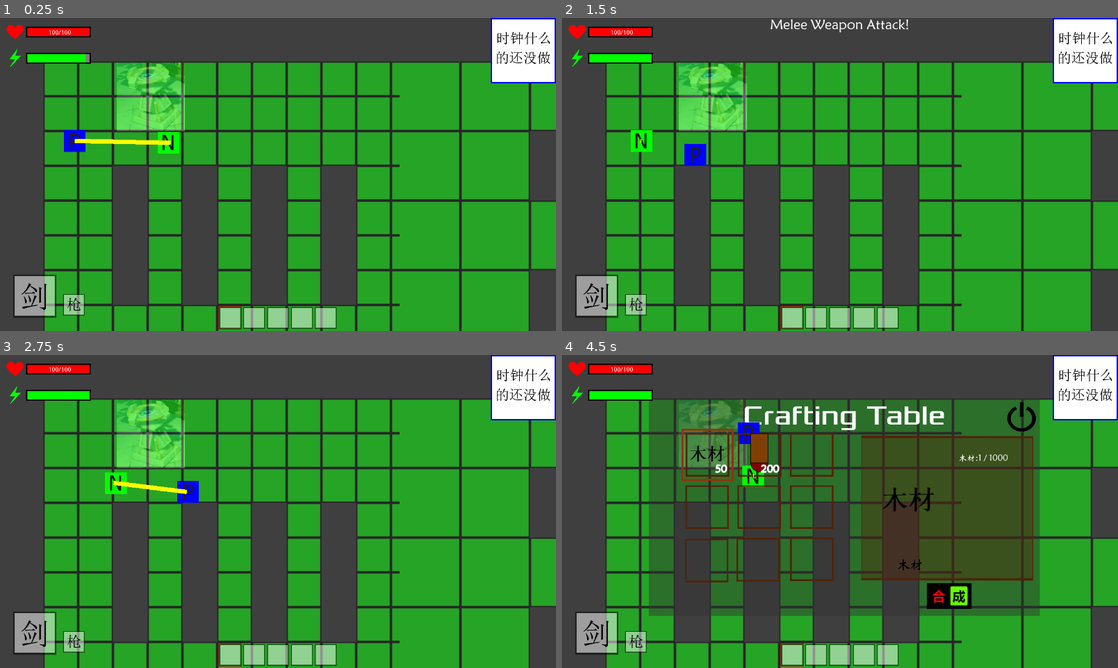
Above: before the commit, frames 1-4 (two rows, left to right).
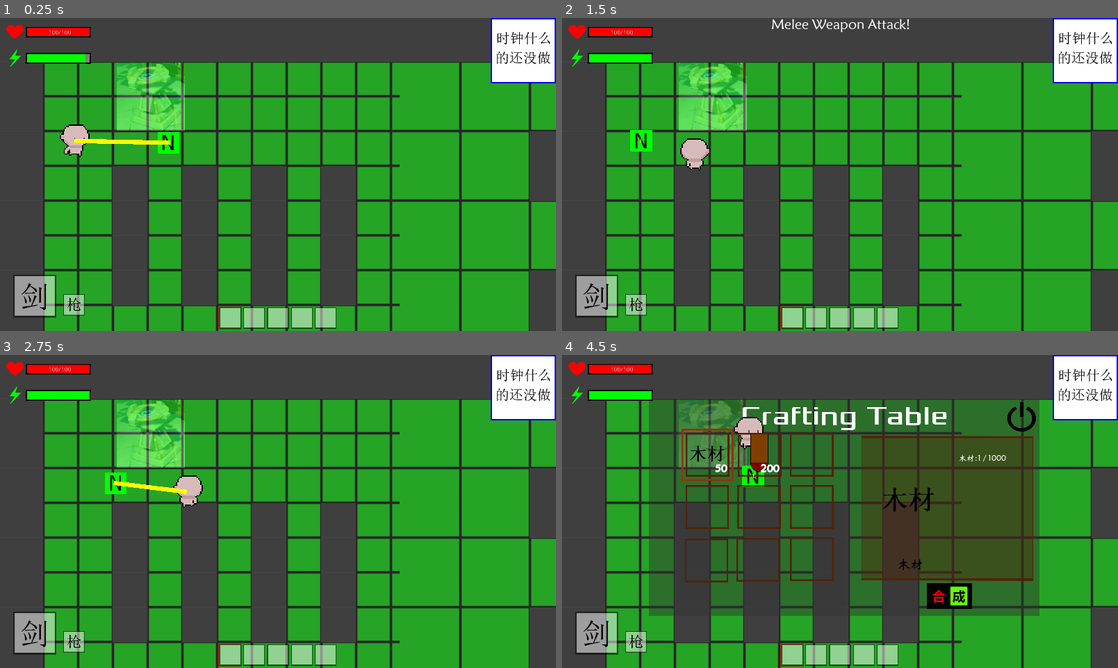
Above: after the commit, the same moments.

Repository: MakersGame/makers_game
Game: Godot game, scene res://test_scene.tscn
The game is run twice, just before and just after one commit, with the same random seed, the same clock (stepped at 60 frames per second) and the same inputs.
Inputs (mouse positions are in pixels of both pictures, inside the frame that each line leads up to):
- Up to frame 1 (0.25 s): no input
- Up to frame 2 (1.5 s): tap Enter at 0.5 s; move the mouse to (695, 143) at 0.52 s; hold Right (ui_right) 0.53-1.28 s; tap F at 0.6, 1.35 s; click (695, 143) at 0.67 s; move the mouse to (695, 140) at 1.27 s; hold Down (ui_down) from 1.28 s (still down); click (695, 140) at 1.42 s
- Up to frame 3 (2.75 s): tap Space at 2 s; move the mouse to (333, 442) at 2.02 s; release Down (ui_down) at 2.03 s; hold Right (ui_right) from 2.03 s (still down); tap F at 2.1 s; click (333, 442) at 2.17 s
- Up to frame 4 (4.5 s): move the mouse to (812, 574) at 2.77 s; release Right (ui_right) at 2.78 s; hold Up (ui_up) 2.78-3.53 s; tap F at 2.85, 3.6, 4.35 s; click (812, 574) at 2.92 s; move the mouse to (1006, 558) at 3.52 s; hold Left (ui_left) from 3.53 s (still down); click (1006, 558) at 3.67 s; tap Enter at 4.25 s; move the mouse to (706, 455) at 4.27 s; click (706, 455) at 4.42 s

The runs differ from the first frame. In frame 1, 0.8% of the frame differs, in the area x 1-89%, y 2-100%; in frame 2, 1.2%; in frame 3, 0.8%; in frame 4, 1.8%.

Commit message:
test player animation

Diff:
--- a/creatures/NPC/NPC.gd
+++ b/creatures/NPC/NPC.gd
@@ -12,6 +12,7 @@
 var EnermyInArea=[]                 #检测范围内的敌人
 var TargetPosition:Vector2          #目标坐标
 var WeightLimit                     #NPC的最大负重值
+var InTeam:bool=true                #是否在队伍里
 var AImode:String                   #NPC的AI模式，“home"，"defenive"，"following","fighting"，"healing"
 #分别为家园模式、防御模式、跟随模式（未爆发冲突）、冲突模式、撤退模式
 var TracingPlayer:bool              #是否处于离玩家过远、正在追踪玩家的状态
--- a/creatures/NPC/NPC.tscn
+++ b/creatures/NPC/NPC.tscn
@@ -1,18 +1,10 @@
-[gd_scene load_steps=9 format=2]
+[gd_scene load_steps=8 format=2]
 
 [ext_resource path="res://creatures/creatures.tscn" type="PackedScene" id=1]
 [ext_resource path="res://creatures/NPC/NPC.gd" type="Script" id=2]
-[ext_resource path="res://art/temp/NPC.png" type="Texture" id=3]
+[ext_resource path="res://creatures/NPC/NPCsprites.tres" type="SpriteFrames" id=3]
 [ext_resource path="res://weapons/ranged/RangedWeapon.tscn" type="PackedScene" id=4]
 [ext_resource path="res://weapons/melee/MeleeWeapon.tscn" type="PackedScene" id=5]
-
-[sub_resource type="SpriteFrames" id=1]
-animations = [ {
-"frames": [ ExtResource( 3 ) ],
-"loop": true,
-"name": "default",
-"speed": 5.0
-} ]
 
 [sub_resource type="RectangleShape2D" id=2]
 extents = Vector2( 25, 25 )
@@ -25,7 +17,7 @@
 script = ExtResource( 2 )
 
 [node name="AnimatedSprite" type="AnimatedSprite" parent="."]
-frames = SubResource( 1 )
+frames = ExtResource( 3 )
 
 [node name="creature_status" parent="." instance=ExtResource( 1 )]
 
--- /dev/null
+++ b/creatures/NPC/NPCsprites.tres
@@ -0,0 +1,17 @@
+[gd_resource type="SpriteFrames" load_steps=3 format=2]
+
+[ext_resource path="res://art/temp/NPC.png" type="Texture" id=1]
+[ext_resource path="res://art/NPC/info.png" type="Texture" id=2]
+
+[resource]
+animations = [ {
+"frames": [ ExtResource( 1 ) ],
+"loop": true,
+"name": "default",
+"speed": 5.0
+}, {
+"frames": [ ExtResource( 2 ) ],
+"loop": true,
+"name": "info",
+"speed": 5.0
+} ]
--- /dev/null
+++ b/creatures/player/PlayerSprites.tres
@@ -0,0 +1,95 @@
+[gd_resource type="SpriteFrames" load_steps=26 format=2]
+
+[ext_resource path="res://art/Player/stand_up_2.png" type="Texture" id=1]
+[ext_resource path="res://art/Player/stand_up_1.png" type="Texture" id=2]
+[ext_resource path="res://art/Player/stand_left_down_1.png" type="Texture" id=3]
+[ext_resource path="res://art/Player/stand_right_down_1.png" type="Texture" id=4]
+[ext_resource path="res://art/Player/stand_right_up_2.png" type="Texture" id=5]
+[ext_resource path="res://art/Player/stand_left_down_2.png" type="Texture" id=6]
+[ext_resource path="res://art/Player/stand_down_2.png" type="Texture" id=7]
+[ext_resource path="res://art/Player/stand_right_down_2.png" type="Texture" id=8]
+[ext_resource path="res://art/Player/stand_down_1.png" type="Texture" id=9]
+[ext_resource path="res://art/Player/stand_left_up_2.png" type="Texture" id=10]
+[ext_resource path="res://art/Player/stand_right_up_1.png" type="Texture" id=11]
+[ext_resource path="res://art/Player/stand_left_up_1.png" type="Texture" id=12]
+[ext_resource path="res://art/Player/info.png" type="Texture" id=13]
+[ext_resource path="res://art/Player/walk_up_2.png" type="Texture" id=14]
+[ext_resource path="res://art/Player/walk_up_1.png" type="Texture" id=15]
+[ext_resource path="res://art/Player/walk_down_2.png" type="Texture" id=16]
+[ext_resource path="res://art/Player/walk_left_up_1.png" type="Texture" id=17]
+[ext_resource path="res://art/Player/walk_left_up_2.png" type="Texture" id=18]
+[ext_resource path="res://art/Player/walk_left_down_2.png" type="Texture" id=19]
+[ext_resource path="res://art/Player/walk_left_down_1.png" type="Texture" id=20]
+[ext_resource path="res://art/Player/walk_down_1.png" type="Texture" id=21]
+[ext_resource path="res://art/Player/walk_right_down_1.png" type="Texture" id=22]
+[ext_resource path="res://art/Player/walk_right_up_1.png" type="Texture" id=23]
+[ext_resource path="res://art/Player/walk_right_up_2.png" type="Texture" id=24]
+[ext_resource path="res://art/Player/walk_right_down_2.png" type="Texture" id=25]
+
+[resource]
+animations = [ {
+"frames": [ ExtResource( 13 ) ],
+"loop": true,
+"name": "info",
+"speed": 5.0
+}, {
+"frames": [ ExtResource( 2 ), ExtResource( 1 ) ],
+"loop": true,
+"name": "stand_up",
+"speed": 2.0
+}, {
+"frames": [ ExtResource( 11 ), ExtResource( 5 ) ],
+"loop": true,
+"name": "stand_right_up",
+"speed": 2.0
+}, {
+"frames": [ ExtResource( 3 ), ExtResource( 6 ) ],
+"loop": true,
+"name": "stand_left_down",
+"speed": 2.0
+}, {
+"frames": [ ExtResource( 4 ), ExtResource( 8 ) ],
+"loop": true,
+"name": "stand_right_down",
+"speed": 2.0
+}, {
+"frames": [ ExtResource( 12 ), ExtResource( 10 ) ],
+"loop": true,
+"name": "stand_left_up",
+"speed": 2.0
+}, {
+"frames": [ ExtResource( 15 ), ExtResource( 2 ), ExtResource( 14 ), ExtResource( 2 ) ],
+"loop": true,
+"name": "walk_up",
+"speed": 10.0
+}, {
+"frames": [ ExtResource( 20 ), ExtResource( 3 ), ExtResource( 19 ), ExtResource( 3 ) ],
+"loop": true,
+"name": "walk_left_down",
+"speed": 10.0
+}, {
+"frames": [ ExtResource( 22 ), ExtResource( 4 ), ExtResource( 25 ), ExtResource( 4 ) ],
+"loop": true,
+"name": "walk_right_down",
+"speed": 10.0
+}, {
+"frames": [ ExtResource( 23 ), ExtResource( 11 ), ExtResource( 24 ), ExtResource( 11 ) ],
+"loop": true,
+"name": "walk_right_up",
+"speed": 10.0
+}, {
+"frames": [ ExtResource( 17 ), ExtResource( 12 ), ExtResource( 18 ), ExtResource( 12 ) ],
+"loop": true,
+"name": "walk_left_up",
+"speed": 10.0
+}, {
+"frames": [ ExtResource( 21 ), ExtResource( 9 ), ExtResource( 16 ), ExtResource( 9 ) ],
+"loop": true,
+"name": "walk_down",
+"speed": 10.0
+}, {
+"frames": [ ExtResource( 9 ), ExtResource( 7 ) ],
+"loop": true,
+"name": "stand_down",
+"speed": 2.0
+} ]
--- a/creatures/player/player.gd
+++ b/creatures/player/player.gd
@@ -1,6 +1,7 @@
 extends KinematicBody2D
 
 var Identifier="Player"
+var Name="玩家"                              #之后再说
 var Speed:float                             #即creature_status中的Speed[SpeedType]
 var Energy:float                            #精力值
 var MaxEnergy:float                         #精力值上限
@@ -8,6 +9,7 @@
 var TiredOut:bool=false                     #是否力竭
 var KeyboardPressState:Array=[0,0,0,0]      #运动方向按键情况
 var PlayerMoveState:Vector2=Vector2()       #当前运动向量
+var FaceDirection:Vector2                   #面朝方向，即鼠标方向
 var LoadLimit:float                         #主角的最大负重值
 var KnockBack:Vector3                       #被击退值，三维向量，xy表示方向，z表示剩余击退距离，每一帧击退距离呈二次函数
 var WeaponChoice:String                     #"ranged"或"melee"，代表当前选中远程或近战武器
@@ -47,13 +49,15 @@
         energy_consume(1.03333)
     Global.OverworldUIs.update_energy(Energy)
     move()
+    animation_function()
 
 func _input(event):
     if Global.GameStatus!="PlayerControl":
         return
     if event is InputEventMouseMotion:
-        RangedWeapon.Direction=(event.global_position+Global.PlayerCamera.global_position-Vector2(640,360)-global_position).normalized()
-        MeleeWeapon.Direction=(event.global_position+Global.PlayerCamera.global_position-Vector2(640,360)-global_position).normalized()
+        FaceDirection=(event.global_position+Global.PlayerCamera.global_position-Vector2(640,360)-global_position).normalized()
+        RangedWeapon.Direction=FaceDirection
+        MeleeWeapon.Direction=FaceDirection
     elif event is InputEventMouseButton and event.button_index == BUTTON_LEFT and event.pressed:
         #按下鼠标左键，使用当前武器攻击
         if WeaponChoice=="ranged":
@@ -162,3 +166,27 @@
         TiredOut=true
         CreatureStatus.SpeedType=0
         SpeedUp=false
+
+func animation_function():
+    var ani
+    $PlayerAnimation.speed_scale=0.7
+    if PlayerMoveState==Vector2(0,0):
+        ani="stand"
+    else:
+        ani="walk"
+        if SpeedUp:
+            $PlayerAnimation.speed_scale=1
+    if FaceDirection.x>0.5:
+        ani+="_right"
+    elif FaceDirection.x<-0.5:
+        ani+="_left"
+    if FaceDirection.y>0:
+        ani+="_down"
+    elif FaceDirection.y<0:
+        ani+="_up"
+    if $PlayerAnimation.animation==ani:
+        return
+    if abs(PlayerMoveState.angle_to(FaceDirection))>PI/2:
+        $PlayerAnimation.play(ani,true)
+    else:
+        $PlayerAnimation.play(ani,false)
--- a/creatures/player/player.tscn
+++ b/creatures/player/player.tscn
@@ -1,33 +1,29 @@
-[gd_scene load_steps=8 format=2]
+[gd_scene load_steps=7 format=2]
 
 [ext_resource path="res://creatures/creatures.tscn" type="PackedScene" id=1]
 [ext_resource path="res://creatures/player/player.gd" type="Script" id=2]
-[ext_resource path="res://art/temp/Player.png" type="Texture" id=3]
+[ext_resource path="res://creatures/player/PlayerSprites.tres" type="SpriteFrames" id=3]
 [ext_resource path="res://weapons/ranged/RangedWeapon.tscn" type="PackedScene" id=4]
 [ext_resource path="res://weapons/melee/MeleeWeapon.tscn" type="PackedScene" id=5]
 
-[sub_resource type="SpriteFrames" id=1]
-animations = [ {
-"frames": [ ExtResource( 3 ) ],
-"loop": true,
-"name": "default",
-"speed": 5.0
-} ]
-
-[sub_resource type="RectangleShape2D" id=2]
+[sub_resource type="RectangleShape2D" id=1]
 extents = Vector2( 25, 25 )
 
 [node name="player" type="KinematicBody2D"]
 collision_layer = 2
 script = ExtResource( 2 )
 
-[node name="AnimatedSprite" type="AnimatedSprite" parent="."]
-frames = SubResource( 1 )
+[node name="PlayerAnimation" type="AnimatedSprite" parent="."]
+scale = Vector2( 3, 3 )
+frames = ExtResource( 3 )
+animation = "walk_right_down"
+frame = 3
+playing = true
 
 [node name="creature_status" parent="." instance=ExtResource( 1 )]
 
 [node name="CollisionShape2D" type="CollisionShape2D" parent="."]
-shape = SubResource( 2 )
+shape = SubResource( 1 )
 
 [node name="RangedWeapon" parent="." instance=ExtResource( 4 )]
 
--- a/global/Global.gd
+++ b/global/Global.gd
@@ -3,7 +3,8 @@
 #全局任意代码段可以通过Global来访问此实例，调用全局函数。
 var Root                                #场景根节点
 var CurrentScene                        #当前场景，很明显只会存在一个（全局场景之外的）
-var PlayerAndNPCs=[]                    #当前场景中的玩家和NPC对象
+var PlayerAndNPCs=[]                    #当前中的玩家和NPC对象
+var Team=[]                             #当前队伍中的玩家和NPC
 var GameStatus:String                   #游戏状态
 #不同状态对应的情况：（暂定）
 #“MainMenu"：在主菜单界面
@@ -43,9 +44,13 @@
 func set_scnene_info():#在进入新场景的时候，记录场景中的所有玩家和NPC，供敌人查看
     PlayerAndNPCs=[]
     PlayerAndNPCs.push_back(CurrentScene.get_node("Player"))
+    Team.push_back(CurrentScene.get_node("Player"))
     var NPCs=CurrentScene.get_node("NPCs").get_children()
     if NPCs!=null:
         PlayerAndNPCs+=CurrentScene.get_node("NPCs").get_children()
+        for i in CurrentScene.get_node("NPCs").get_children():
+            if i.InTeam:
+                Team.push_back(i)
 
 func set_navigation():#给所有生物初始化navigation，用于导航
     get_tree().call_group("creature","set_navigation",CurrentScene.navigation)
@@ -90,3 +95,6 @@
 
 func send_message(Message:String):
     OverworldUIs.send_message(Message)
+
+func update_team_info():
+    $PauseWindow/TeamInfo.update_team()
--- a/global/PauseWindow/PauseWindow.gd
+++ b/global/PauseWindow/PauseWindow.gd
@@ -2,7 +2,7 @@
 
 func _ready():
     hide_all()
-    $Backpack.hide()
+    $Backpack.show()
     hide()
 
 func _physics_process(delta):
--- a/global/PauseWindow/PauseWindow.tscn
+++ b/global/PauseWindow/PauseWindow.tscn
@@ -22,6 +22,15 @@
 [ext_resource path="res://art/temp/PauseWindow/TechnologyTree.png" type="Texture" id=20]
 [ext_resource path="res://art/temp/PauseWindow/Map.png" type="Texture" id=21]
 [ext_resource path="res://art/temp/PauseWindow/Dialog.png" type="Texture" id=22]
+[ext_resource path="res://global/PauseWindow/TeamInfo.gd" type="Script" id=23]
+[ext_resource path="res://creatures/player/PlayerSprites.tres" type="SpriteFrames" id=24]
+[ext_resource path="res://creatures/NPC/NPCsprites.tres" type="SpriteFrames" id=25]
+[ext_resource path="res://art/temp/OverworldUIs/HealthBar/HealthBar_empty.png" type="Texture" id=26]
+[ext_resource path="res://art/temp/OverworldUIs/HealthBar/HealthBar_fill.png" type="Texture" id=27]
+[ext_resource path="res://art/temp/OverworldUIs/HealthBar/HealthBar_bg.png" type="Texture" id=28]
+[ext_resource path="res://art/temp/OverworldUIs/EnergyBar/EnergyBar_fill.png" type="Texture" id=29]
+[ext_resource path="res://art/temp/PauseWindow/ItemDetailSprite_background.png" type="Texture" id=30]
+[ext_resource path="res://global/ReferenceList/WeaponSprite.tres" type="SpriteFrames" id=31]
 
 [sub_resource type="DynamicFont" id=1]
 size = 32
@@ -33,6 +42,26 @@
 
 [sub_resource type="DynamicFont" id=3]
 size = 24
+font_data = ExtResource( 19 )
+
+[sub_resource type="DynamicFont" id=4]
+size = 40
+font_data = ExtResource( 19 )
+
+[sub_resource type="DynamicFont" id=5]
+size = 30
+font_data = ExtResource( 19 )
+
+[sub_resource type="DynamicFont" id=6]
+size = 24
+font_data = ExtResource( 19 )
+
+[sub_resource type="DynamicFont" id=7]
+size = 36
+font_data = ExtResource( 19 )
+
+[sub_resource type="DynamicFont" id=8]
+size = 40
 font_data = ExtResource( 19 )
 
 [node name="PauseWindow" type="Node2D"]
@@ -41,11 +70,12 @@
 script = ExtResource( 6 )
 
 [node name="Background" type="Sprite" parent="."]
-position = Vector2( 0, 38 )
+position = Vector2( 0, 35.755 )
 scale = Vector2( 1.3, 1.2 )
 texture = ExtResource( 4 )
 
 [node name="Backpack" type="Node2D" parent="."]
+visible = false
 position = Vector2( 0, 40 )
 script = ExtResource( 7 )
 
@@ -250,12 +280,223 @@
 }
 
 [node name="TeamInfo" type="Node2D" parent="."]
-visible = false
-
-[node name="Sprite" type="Sprite" parent="TeamInfo"]
-position = Vector2( 100, 70 )
-scale = Vector2( 1.3, 1.2 )
-texture = ExtResource( 8 )
+script = ExtResource( 23 )
+
+[node name="Members" type="Node2D" parent="TeamInfo"]
+position = Vector2( -200, -200 )
+
+[node name="Player" type="Button" parent="TeamInfo/Members"]
+margin_right = 100.0
+margin_bottom = 100.0
+__meta__ = {
+"_edit_use_anchors_": false
+}
+
+[node name="AnimatedSprite" type="AnimatedSprite" parent="TeamInfo/Members/Player"]
+position = Vector2( 50, 50 )
+frames = ExtResource( 24 )
+animation = "info"
+
+[node name="NPC1" type="Button" parent="TeamInfo/Members"]
+margin_left = 150.0
+margin_right = 250.0
+margin_bottom = 100.0
+__meta__ = {
+"_edit_use_anchors_": false
+}
+
+[node name="AnimatedSprite" type="AnimatedSprite" parent="TeamInfo/Members/NPC1"]
+position = Vector2( 50, 50 )
+frames = ExtResource( 25 )
+animation = "info"
+
+[node name="NPC2" type="Button" parent="TeamInfo/Members"]
+margin_left = 300.0
+margin_right = 400.0
+margin_bottom = 100.0
+__meta__ = {
+"_edit_use_anchors_": false
+}
+
+[node name="AnimatedSprite" type="AnimatedSprite" parent="TeamInfo/Members/NPC2"]
+position = Vector2( 50, 50 )
+frames = ExtResource( 25 )
+animation = "info"
+
+[node name="NPC3" type="Button" parent="TeamInfo/Members"]
+margin_left = 450.0
+margin_right = 550.0
+margin_bottom = 100.0
+__meta__ = {
+"_edit_use_anchors_": false
+}
+
+[node name="AnimatedSprite" type="AnimatedSprite" parent="TeamInfo/Members/NPC3"]
+position = Vector2( 50, 50 )
+frames = ExtResource( 25 )
+animation = "info"
+
+[node name="Detail" type="Node2D" parent="TeamInfo"]
+
+[node name="Name" type="Label" parent="TeamInfo/Detail"]
+margin_left = -190.0
+margin_top = -60.0
+margin_right = -110.0
+margin_bottom = -18.0
+custom_fonts/font = SubResource( 4 )
+text = "姓名"
+__meta__ = {
+"_edit_use_anchors_": false
+}
+
+[node name="Level" type="Label" parent="TeamInfo/Detail"]
+margin_left = 150.0
+margin_top = -60.0
+margin_right = 230.0
+margin_bottom = -18.0
+custom_fonts/font = SubResource( 4 )
+custom_colors/font_color = Color( 0, 0.0196078, 1, 1 )
+text = "等级"
+__meta__ = {
+"_edit_use_anchors_": false
+}
+
+[node name="HealthBar" type="TextureProgress" parent="TeamInfo/Detail"]
+margin_left = -80.0
+margin_top = 24.357
+margin_right = 207.0
+margin_bottom = 113.357
+value = 10.0
+texture_under = ExtResource( 26 )
+texture_progress = ExtResource( 27 )
+__meta__ = {
+"_edit_use_anchors_": false
+}
+
+[node name="Health" type="Label" parent="TeamInfo/Detail/HealthBar"]
+margin_left = -110.0
+margin_top = -5.0
+margin_right = -20.0
+margin_bottom = 27.0
+custom_fonts/font = SubResource( 5 )
+custom_colors/font_color = Color( 0, 0, 0, 1 )
+text = "生命值"
+__meta__ = {
+"_edit_use_anchors_": false
+}
+
+[node name="HealthValue" type="Label" parent="TeamInfo/Detail/HealthBar"]
+margin_left = 25.0
+margin_top = -2.0
+margin_right = 119.0
+margin_bottom = 30.0
+custom_fonts/font = SubResource( 6 )
+custom_colors/font_color = Color( 0, 0, 0, 1 )
+text = "20/100"
+__meta__ = {
+"_edit_use_anchors_": false
+}
+
+[node name="Background" type="Sprite" parent="TeamInfo/Detail/HealthBar"]
+texture = ExtResource( 28 )
+centered = false
+offset = Vector2( -3, -3 )
+
+[node name="EnergyBar" type="TextureProgress" parent="TeamInfo/Detail"]
+margin_left = -80.0
+margin_top = 70.0
+margin_right = 207.0
+margin_bottom = 159.0
+value = 10.0
+texture_under = ExtResource( 26 )
+texture_progress = ExtResource( 29 )
+__meta__ = {
+"_edit_use_anchors_": false
+}
+
+[node name="Energy" type="Label" parent="TeamInfo/Detail/EnergyBar"]
+margin_left = -110.0
+margin_top = -5.0
+margin_right = -20.0
+margin_bottom = 27.0
+custom_fonts/font = SubResource( 5 )
+custom_colors/font_color = Color( 0, 0, 0, 1 )
+text = "体力值"
+__meta__ = {
+"_edit_use_anchors_": false
+}
+
+[node name="EnergyValue" type="Label" parent="TeamInfo/Detail/EnergyBar"]
+margin_left = 25.0
+margin_top = -2.0
+margin_right = 119.0
+margin_bottom = 30.0
+custom_fonts/font = SubResource( 6 )
+custom_colors/font_color = Color( 0, 0, 0, 1 )
+text = "20/100"
+__meta__ = {
+"_edit_use_anchors_": false
+}
+
+[node name="Background" type="Sprite" parent="TeamInfo/Detail/EnergyBar"]
+texture = ExtResource( 28 )
+centered = false
+offset = Vector2( -3, -3 )
+
+[node name="MeleeWeapon" type="Node2D" parent="TeamInfo/Detail"]
+position = Vector2( -100, 230 )
+
+[node name="Background" type="Sprite" parent="TeamInfo/Detail/MeleeWeapon"]
+texture = ExtResource( 30 )
+
+[node name="AnimatedSprite" type="AnimatedSprite" parent="TeamInfo/Detail/MeleeWeapon"]
+frames = ExtResource( 31 )
+animation = "test_melee_weapon"
+
+[node name="Label" type="Label" parent="TeamInfo/Detail/MeleeWeapon"]
+margin_left = -70.0
+margin_top = -90.0
+margin_right = 74.0
+margin_bottom = -52.0
+custom_fonts/font = SubResource( 7 )
+text = "近战武器"
+__meta__ = {
+"_edit_use_anchors_": false
+}
+
+[node name="RangedWeapon" type="Node2D" parent="TeamInfo/Detail"]
+position = Vector2( 100, 230 )
+
+[node name="Background" type="Sprite" parent="TeamInfo/Detail/RangedWeapon"]
+texture = ExtResource( 30 )
+
+[node name="AnimatedSprite" type="AnimatedSprite" parent="TeamInfo/Detail/RangedWeapon"]
+frames = ExtResource( 31 )
+animation = "test_ranged_weapon"
+
+[node name="Label" type="Label" parent="TeamInfo/Detail/RangedWeapon"]
+margin_left = -70.0
+margin_top = -90.0
+margin_right = 74.0
+margin_bottom = -52.0
+custom_fonts/font = SubResource( 7 )
+text = "远程武器"
+__meta__ = {
+"_edit_use_anchors_": false
+}
+
+[node name="Ability" type="Node2D" parent="TeamInfo/Detail"]
+position = Vector2( 250, 50 )
+
+[node name="Title" type="Label" parent="TeamInfo/Detail/Ability"]
+margin_right = 120.0
+margin_bottom = 42.0
+custom_fonts/font = SubResource( 8 )
+custom_colors/font_color = Color( 0.207843, 1, 0, 1 )
+text = "能力值"
+__meta__ = {
+"_edit_use_anchors_": false
+}
 
 [node name="Diary" type="Node2D" parent="."]
 visible = false
@@ -376,6 +617,10 @@
 [connection signal="pressed" from="Backpack/ItemDetail/Buttons/Use" to="Backpack" method="_on_Use_pressed"]
 [connection signal="pressed" from="Backpack/ItemDetail/Buttons/Drop" to="Backpack" method="_on_Drop_pressed"]
 [connection signal="pressed" from="Backpack/ItemDetail/Buttons/QuickUse" to="Backpack" method="_on_QuickUse_pressed"]
+[connection signal="pressed" from="TeamInfo/Members/Player" to="TeamInfo" method="_on_Player_pressed"]
+[connection signal="pressed" from="TeamInfo/Members/NPC1" to="TeamInfo" method="_on_NPC1_pressed"]
+[connection signal="pressed" from="TeamInfo/Members/NPC2" to="TeamInfo" method="_on_NPC2_pressed"]
+[connection signal="pressed" from="TeamInfo/Members/NPC3" to="TeamInfo" method="_on_NPC3_pressed"]
 [connection signal="pressed" from="Buttons/CloseButton" to="." method="_on_CloseButton_pressed"]
 [connection signal="pressed" from="Buttons/BackpackButton" to="." method="_on_BackpackButton_pressed"]
 [connection signal="pressed" from="Buttons/TeamButton" to="." method="_on_TeamButton_pressed"]
--- /dev/null
+++ b/global/PauseWindow/TeamInfo.gd
@@ -0,0 +1,66 @@
+extends Node2D
+
+var DetailedMember:Object   #当前查看的详细信息的队员
+
+func update_team():
+    DetailedMember=Global.Team[0]
+    $Members/Player/AnimatedSprite.animation="info"
+    if Global.Team.size()>1:
+        $Members/NPC1/AnimatedSprite.frames=Global.Team[1].get_node("AnimatedSprite").frames
+        $Members/NPC1/AnimatedSprite.animation="info"
+        $Members/NPC1.show()
+    else:
+        $Members/NPC1.hide()
+    if Global.Team.size()>2:
+        $Members/NPC2/AnimatedSprite.frames=Global.Team[2].get_node("AnimatedSprite").frames
+        $Members/NPC2/AnimatedSprite.animation="info"
+        $Members/NPC2.show()
+    else:
+        $Members/NPC2.hide()
+    if Global.Team.size()>3:
+        $Members/NPC3/AnimatedSprite.frames=Global.Team[3].get_node("AnimatedSprite").frames
+        $Members/NPC3/AnimatedSprite.animation="info"
+        $Members/NPC3.show()
+    else:
+        $Members/NPC3.hide()
+    update_detail()
+
+func update_detail():
+    $Detail/Name.text="姓名:"+DetailedMember.Name
+    $Detail/Level.text="等级：未知"#之后完善
+    $Detail/EnergyBar.max_value=DetailedMember.MaxEnergy
+    $Detail/EnergyBar.value=DetailedMember.Energy
+    $Detail/EnergyBar/EnergyValue.text=String(round(DetailedMember.Energy))+"/"+String(round(DetailedMember.MaxEnergy))
+    $Detail/HealthBar.max_value=DetailedMember.CreatureStatus.MaxHealth
+    $Detail/HealthBar.value=DetailedMember.CreatureStatus.Health
+    $Detail/HealthBar/HealthValue.text=String(round(DetailedMember.CreatureStatus.Health))+"/"+String(round(DetailedMember.CreatureStatus.MaxHealth))
+    if DetailedMember.get_node("MeleeWeapon")!=null:
+        $Detail/MeleeWeapon/AnimatedSprite.animation=DetailedMember.get_node("MeleeWeapon").Name
+    else:
+        $Detail/MeleeWeapon/AnimatedSprite.animation="default"
+    if DetailedMember.get_node("RangedWeapon")!=null:
+        $Detail/RangedWeapon/AnimatedSprite.animation=DetailedMember.get_node("RangedWeapon").Name
+    else:
+        $Detail/RangedWeapon/AnimatedSprite.animation="default"
+
+func _on_Player_pressed():
+    DetailedMember=Global.Team[0]
+    update_detail()
+
+func _on_NPC1_pressed():
+    if Global.Team.size()<2:
+        return
+    DetailedMember=Global.Team[1]
+    update_detail()
+
+func _on_NPC2_pressed():
+    if Global.Team.size()<3:
+        return
+    DetailedMember=Global.Team[2]
+    update_detail()
+
+func _on_NPC3_pressed():
+    if Global.Team.size()<4:
+        return
+    DetailedMember=Global.Team[3]
+    update_detail()
--- a/project.godot
+++ b/project.godot
@@ -12,6 +12,7 @@
 
 config/name="Makers Game 2021"
 run/main_scene="res://test_scene.tscn"
+boot_splash/use_filter=false
 config/icon="res://icon.png"
 
 [autoload]
@@ -28,7 +29,31 @@
 window/size/always_on_top=true
 window/size/test_width=1280
 window/size/test_height=720
+window/stretch/mode="2d"
 window/stretch/aspect="keep"
+
+[importer_defaults]
+
+texture={
+"compress/bptc_ldr": 0,
+"compress/hdr_mode": 0,
+"compress/lossy_quality": 0.7,
+"compress/mode": 0,
+"compress/normal_map": 0,
+"detect_3d": true,
+"flags/anisotropic": false,
+"flags/filter": false,
+"flags/mipmaps": false,
+"flags/repeat": 0,
+"flags/srgb": 2,
+"process/HDR_as_SRGB": false,
+"process/fix_alpha_border": true,
+"process/invert_color": false,
+"process/premult_alpha": false,
+"size_limit": 0,
+"stream": false,
+"svg/scale": 1.0
+}
 
 [input]
 
@@ -94,4 +119,6 @@
 
 [rendering]
 
+quality/shadows/filter_mode=0
+quality/filters/anisotropic_filter_level=1
 environment/default_environment="res://default_env.tres"
--- a/test_scene.gd
+++ b/test_scene.gd
@@ -13,3 +13,4 @@
     $Enermies/Enermy3.init("test_enermy",Vector2(0,-1))
     Global.OverworldUIs.set_ui()
     Global.update_items_in_backpack()
+    Global.update_team_info()
Binary file added: art/NPC/info.png
Not shown, added: art/NPC/info.png.import
Binary file added: art/Player/all_stand1.png
Not shown, added: art/Player/all_stand1.png.import
Binary file added: art/Player/all_stand2.png
Not shown, added: art/Player/all_stand2.png.import
Binary file added: art/Player/all_walk1.png
Not shown, added: art/Player/all_walk1.png.import
Binary file added: art/Player/all_walk2.png
Not shown, added: art/Player/all_walk2.png.import
Binary file added: art/Player/info.png
Not shown, added: art/Player/info.png.import
(and 49 more such lines)
